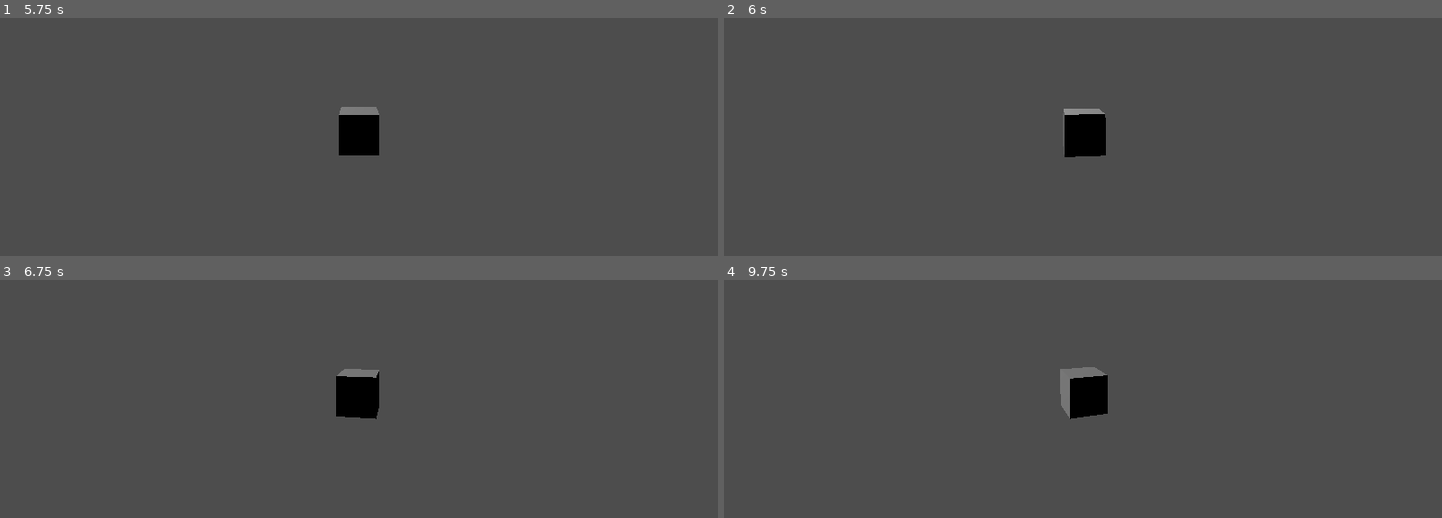
Above: before the commit, frames 1-4 (two rows, left to right).
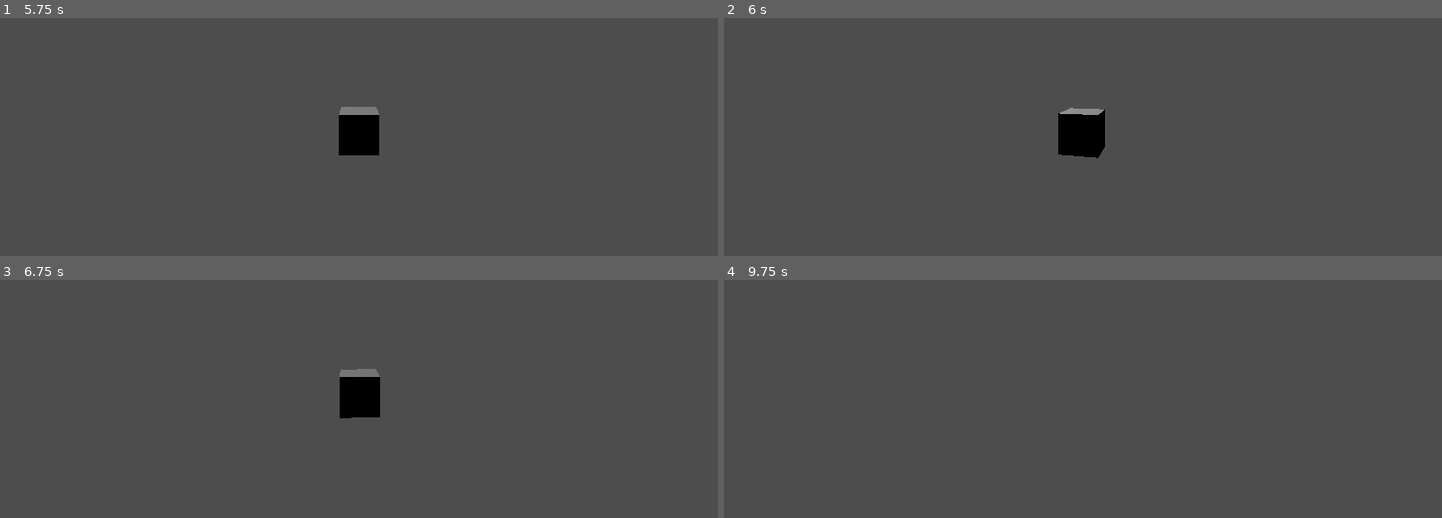
Above: after the commit, the same moments.

Repository: jcxldxr816/gamejamSpring26
Game: Godot game, scene res://test.tscn
The game is run twice, just before and just after one commit, with the same random seed, the same clock (stepped at 60 frames per second) and the same inputs.
Inputs (mouse positions are in pixels of both pictures, inside the frame that each line leads up to):
- Up to frame 1 (5.75 s): tap Enter (ui_accept) at 0.5, 0.77, 1.52, 3.02, 3.5, 3.77, 4.25, 4.52, 5 s; move the mouse to (394, 53) at 0.52 s; hold W (forward) from 0.53 s (still down); move the mouse to (323, 56) at 1.27 s; move the mouse to (373, 46) at 2.02 s; move the mouse to (351, 60) at 2.77 s; move the mouse to (409, 58) at 3.52 s; move the mouse to (301, 48) at 4.27 s; move the mouse to (366, 53) at 5.02 s
- Up to frame 2 (6 s): tap Enter (ui_accept) at 5.75 s; move the mouse to (1054, 46) at 5.77 s; release W (forward) at 5.78 s; hold D (right) from 5.78 s (still down)
- Up to frame 3 (6.75 s): tap Enter (ui_accept) at 6.02, 6.5 s; move the mouse to (394, 315) at 6.52 s; release D (right) at 6.53 s; hold W (forward) from 6.53 s (still down)
- Up to frame 4 (9.75 s): tap Enter (ui_accept) at 6.77, 7.52, 9.02 s; move the mouse to (1047, 318) at 7.27 s; move the mouse to (1097, 308) at 8.02 s; move the mouse to (1075, 322) at 8.77 s; release W (forward) at 8.78 s; hold A (left) 8.78-9.53 s; move the mouse to (1133, 320) at 9.52 s; hold W (forward) from 9.53 s (still down)

Frame 1 is identical in both runs. In frame 2, 0.2% of the frame differs, in the area x 46-54%, y 37-59%; in frame 3, 0.2%; in frame 4, 1.3%, in the area x 46-54%, y 36-59%.

Commit message:
changes worked

Diff:
--- a/claude_movement.gd
+++ b/claude_movement.gd
@@ -10,11 +10,11 @@
 
 const DASH_SPEED     : float = 24.0
 const DASH_DURATION  : float = 0.1
-const DASH_COOLDOWN  : float = 3.0
-const POLL_WINDOW    : float = 0.10  # seconds to wait for diagonal input
+const DASH_COOLDOWN  : float = 0.75
+const POLL_WINDOW    : float = 0.05  # seconds to wait for diagonal input
 
 const STOP_THRESHOLD : float = 0.5   # xz speed below this allows back dash
-const DASH_INTERRUPT_SPEED : float = 4.0
+const DASH_INTERRUPT_SPEED : float = 5.0
 
 # ─── State ────────────────────────────────────────────────────────────────────
 enum State { IDLE, FORWARD, POLLING, DASH }
@@ -83,12 +83,7 @@
 				state = State.FORWARD
 
 			elif cooldown_timer <= 0.0:
-				# Side dash — start immediately, no need to poll
-				if has_side and not has_backward:
-					_start_dash(Vector2(input_dir.x, 0.0))
-
-				# Back (or back+side) — only allowed when nearly stopped
-				elif has_backward and _xz_speed() < STOP_THRESHOLD:
+				if (has_side or has_backward) and _xz_speed() < STOP_THRESHOLD:
 					poll_input = input_dir
 					poll_timer = POLL_WINDOW
 					state      = State.POLLING
@@ -138,7 +133,12 @@
 
 			# Poll window expired — fire with whatever input we have
 			elif poll_timer <= 0.0:
-				_start_dash(Vector2(poll_input.x, sign(poll_input.y)).normalized())
+				# Fire with accumulated input — side only, back only, or diagonal
+				var dash_dir := Vector2(poll_input.x, max(poll_input.y, 0.0))
+				if dash_dir.length() > 0.1:
+					_start_dash(dash_dir.normalized())
+				else:
+					state = State.IDLE
 
 			# Input cancelled during poll — return to idle
 			elif not has_backward and not has_side:
